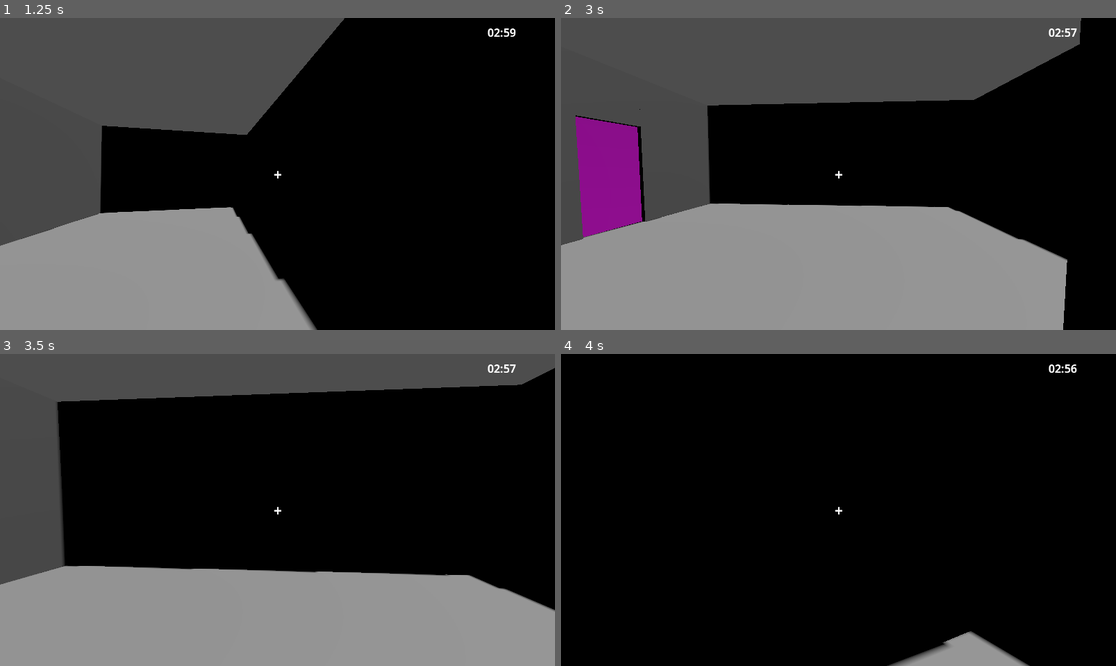
Above: before the commit, frames 1-4 (two rows, left to right).
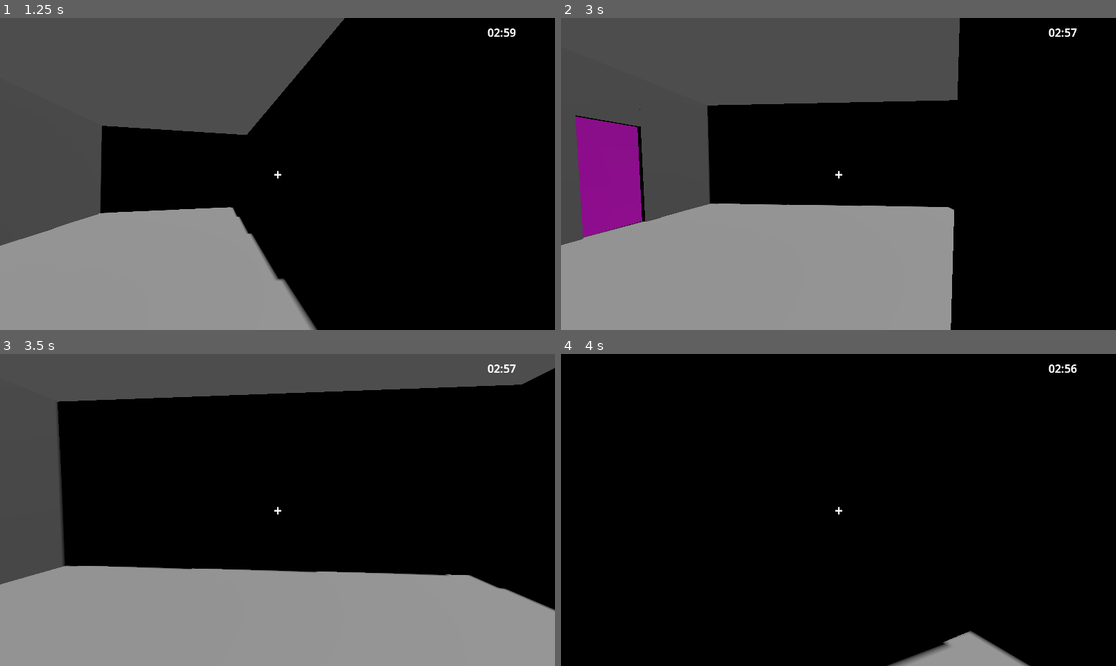
Above: after the commit, the same moments.

Repository: Joan986532/JamAFlot2026
Game: Godot game, scene res://scenes/main.tscn
Two runs of this game, one before a commit and one after it. Both use one fixed random seed, a clock stepped at 60 frames per second and the inputs below.
Inputs (mouse positions are in pixels of both pictures, inside the frame that each line leads up to):
- Up to frame 1 (1.25 s): tap Enter (ui_accept) at 0.5, 0.77 s; move the mouse to (305, 174) at 0.52 s; press the mouse at (305, 174) at 0.53 s; hold W (input_forward) from 0.53 s (still down)
- Up to frame 2 (3 s): keep holding W (input_forward); move the mouse to (810, 174) at 1.27 s; release the mouse at (810, 174) at 1.28 s; click (810, 174) at 1.35 s; tap Enter (ui_accept) at 1.52 s; move the mouse to (849, 167) at 2.02 s; press the mouse at (849, 167) at 2.03 s; move the mouse to (832, 180) at 2.77 s; release the mouse at (832, 180) at 2.78 s; click (832, 180) at 2.85 s
- Up to frame 3 (3.5 s): keep holding W (input_forward); tap Enter (ui_accept) at 3.02 s
- Up to frame 4 (4 s): keep holding W (input_forward); move the mouse to (877, 513) at 3.52 s; press the mouse at (877, 513) at 3.53 s; tap Enter (ui_accept) at 3.77 s

Frame 1 is identical in both runs. In frame 2, 10% of the frame differs, in the area x 28-94%, y 0-100%; in frame 3, less than 0.1%; in frame 4, less than 0.1%.

Commit message:
agencement 1

Diff:
--- a/jam-a-flot-godot/scenes/main.tscn
+++ b/jam-a-flot-godot/scenes/main.tscn
@@ -5,11 +5,23 @@
 [ext_resource type="PackedScene" uid="uid://ce4vjqselp5eq" path="res://scenes/game_manager.tscn" id="1_tefeu"]
 [ext_resource type="PackedScene" uid="uid://b6vjg25xr4k6c" path="res://scenes/character.tscn" id="2_sugp2"]
 [ext_resource type="PackedScene" uid="uid://dwdcumhf4icr7" path="res://scenes/door.tscn" id="2_tbgi4"]
-[ext_resource type="PackedScene" uid="uid://cubkdlmiotlu8" path="res://scenes/static_object.tscn" id="3_sugp2"]
 [ext_resource type="PackedScene" uid="uid://b72x6grkqaaoa" path="res://scenes/corridor.tscn" id="3_tefeu"]
 [ext_resource type="PackedScene" uid="uid://caa7c1rr8w5qa" path="res://scenes/cube.tscn" id="4_jyhfs"]
 [ext_resource type="PackedScene" uid="uid://bdy600fx4bjx5" path="res://scenes/receptacle.tscn" id="5_tbgi4"]
-[ext_resource type="PackedScene" uid="uid://cvhj3p320sq5f" path="res://scenes/sm_tabouret_med.tscn" id="10_choun"]
+[ext_resource type="PackedScene" uid="uid://cxr17ejgiwxuy" path="res://scenes/Medieval/baignoire.tscn" id="9_gqmmt"]
+[ext_resource type="PackedScene" uid="uid://d2m86qnch4t3b" path="res://scenes/Medieval/LavaboMed.tscn" id="10_yc10j"]
+[ext_resource type="PackedScene" uid="uid://cov1jyufohbve" path="res://scenes/Medieval/sm_toilette_med.tscn" id="11_jscy8"]
+[ext_resource type="PackedScene" uid="uid://cvhj3p320sq5f" path="res://scenes/Medieval/sm_tabouret_med.tscn" id="12_pm3ni"]
+[ext_resource type="PackedScene" uid="uid://bvpn37x1i3yf6" path="res://scenes/Medieval/TableMed.tscn" id="13_y6deb"]
+[ext_resource type="PackedScene" uid="uid://y5f0w2tkubdm" path="res://scenes/Medieval/sm_coffre_medieval.tscn" id="14_og1vs"]
+[ext_resource type="PackedScene" uid="uid://couf0ia1jxwic" path="res://scenes/Medieval/sm_cheminee_med.tscn" id="15_2wyq8"]
+[ext_resource type="PackedScene" uid="uid://rh6unc3icfux" path="res://scenes/Medieval/sm_canape_med.tscn" id="16_vxglm"]
+[ext_resource type="PackedScene" uid="uid://d1ps2bn54ujks" path="res://scenes/Medieval/sm_bureau_med.tscn" id="17_2f3dj"]
+[ext_resource type="PackedScene" uid="uid://csu716r2h353t" path="res://scenes/Medieval/sm_bibliotheque_med.tscn" id="18_yq6so"]
+[ext_resource type="PackedScene" uid="uid://d2nmxoch7n04l" path="res://scenes/Medieval/LitMed.tscn" id="19_fv21b"]
+[ext_resource type="PackedScene" uid="uid://6hmqses448iw" path="res://scenes/Medieval/GaziniereMed.tscn" id="20_tel4y"]
+[ext_resource type="PackedScene" uid="uid://d250iwow15rud" path="res://scenes/Medieval/FauteuilMed.tscn" id="21_jscy8"]
+[ext_resource type="PackedScene" uid="uid://1m278ttygy1m" path="res://scenes/Medieval/ChaiseMed.tscn" id="22_pm3ni"]
 
 [node name="Node3D" type="Node3D" unique_id=523509601]
 script = ExtResource("1_tbgi4")
@@ -18,7 +30,7 @@
 unique_name_in_owner = true
 
 [node name="DirectionalLight3D" type="DirectionalLight3D" parent="." unique_id=1570300939]
-transform = Transform3D(-0.9767772, -0.029975882, 0.21214998, 0.21185777, 0.01265289, 0.9772186, -0.031977292, 0.9994706, -0.0060084416, 0, 0, 0)
+transform = Transform3D(-0.97677726, -0.029975878, 0.21215022, 0.21185778, 0.012652889, 0.9772186, -0.031977296, 0.9994706, -0.006008431, 7.3411217, 8.632092, -2.7457397)
 shadow_enabled = true
 
 [node name="Room" parent="." unique_id=463186992 instance=ExtResource("1_0wfyh")]
@@ -44,17 +56,50 @@
 [node name="CharacterBody3D" parent="." unique_id=434899216 instance=ExtResource("2_sugp2")]
 transform = Transform3D(1, 0, 0, 0, 1, 0, 0, 0, 1, 0, 1.2117937, -5.216529)
 
-[node name="Table" parent="." unique_id=686103420 instance=ExtResource("3_sugp2")]
-transform = Transform3D(1.2, 0, 0, 0, 1, 0, 0, 0, 0.8, 2, 0.5, -1)
-
-[node name="RigidBody3D" parent="." unique_id=1282383468 instance=ExtResource("4_jyhfs")]
-transform = Transform3D(1, 0, 0, 0, 1, 0, 0, 0, 1, 1.8584161, 1.5, -0.95770776)
-
 [node name="Area3D" parent="." unique_id=303234696 instance=ExtResource("5_tbgi4")]
-transform = Transform3D(2, 0, 0, 0, 2, 0, 0, 0, 2, -2.9900043, 0.870133, -1.5141424)
+transform = Transform3D(1, 0, 0, 0, 1, 0, 0, 0, 1, -3.3475792, 0.870133, -2.0292368)
 
 [node name="RigidBody3D2" parent="." unique_id=256976419 instance=ExtResource("4_jyhfs")]
-transform = Transform3D(0.5, 0, 0, 0, 0.5, 0, 0, 0, 0.5, 0.8723707, 0.6438718, 1.1188852)
+transform = Transform3D(0.5, 0, 0, 0, 0.5, 0, 0, 0, 0.5, 2.724212, 3.2605581, -0.22888708)
 
-[node name="SM_tabouretMed" parent="." unique_id=396149364 instance=ExtResource("10_choun")]
-transform = Transform3D(1, 0, 0, 0, 1, 0, 0, 0, 1, 0.4410013, -7.1525574e-05, -0.8133546)
+[node name="SM_baignoirMed" parent="." unique_id=544532392 instance=ExtResource("9_gqmmt")]
+transform = Transform3D(1, 0, 0, 0, 1, 0, 0, 0, 1, -5.381154, -7.1525574e-05, 1.9632385)
+
+[node name="SM_lavaboMed" parent="." unique_id=1301119008 instance=ExtResource("10_yc10j")]
+transform = Transform3D(1, 0, 0, 0, 1, 0, 0, 0, 1, -7.105579, -7.1525574e-05, 0.023751259)
+
+[node name="SM_toiletteMed" parent="." unique_id=22962878 instance=ExtResource("11_jscy8")]
+transform = Transform3D(-2, 0, -1.7484555e-07, 0, 2, 0, 1.7484555e-07, 0, -2, -7.0988994, -7.104874e-05, -1.5280159)
+
+[node name="SM_tabouretMed" parent="." unique_id=396149364 instance=ExtResource("12_pm3ni")]
+transform = Transform3D(1, 0, 0, 0, 1, 0, 0, 0, 1, -7.218051, -7.104874e-05, 2.2924886)
+
+[node name="SM_tableMed" parent="." unique_id=1813249127 instance=ExtResource("13_y6deb")]
+transform = Transform3D(1, 0, 0, 0, 1, 0, 0, 0, 1, 2.2933428, -7.1525574e-05, -0.21612346)
+
+[node name="coffre" parent="." unique_id=491263975 instance=ExtResource("14_og1vs")]
+transform = Transform3D(-4.371139e-08, 0, 1, 0, 1, 0, -1, 0, -4.371139e-08, 8.386125, -7.104874e-05, 2.1363668)
+
+[node name="SM_chemineeMed" parent="." unique_id=519052173 instance=ExtResource("15_2wyq8")]
+transform = Transform3D(-1, 0, -8.742278e-08, 0, 1, 0, 8.742278e-08, 0, -1, 9.344939, -7.200241e-05, -0.10213184)
+
+[node name="SM_canapeMed" parent="." unique_id=729854573 instance=ExtResource("16_vxglm")]
+transform = Transform3D(-4.371139e-08, 0, 1, 0, 1, 0, -1, 0, -4.371139e-08, -3.3181336, -7.247925e-05, 1.5443549)
+
+[node name="Node3D" parent="." unique_id=1021266377 instance=ExtResource("17_2f3dj")]
+transform = Transform3D(-1, 0, -8.742278e-08, 0, 1, 0, 8.742278e-08, 0, -1, 4.480674, -7.1525574e-05, -1.6577256)
+
+[node name="SM_bibliothequeMed" parent="." unique_id=557939301 instance=ExtResource("18_yq6so")]
+transform = Transform3D(-4.371139e-08, 0, -1, 0, 1, 0, 1, 0, -4.371139e-08, 8.107554, -7.1507595e-05, -2.1684663)
+
+[node name="SM_litMed" parent="." unique_id=1972896924 instance=ExtResource("19_fv21b")]
+transform = Transform3D(1, 0, 0, 0, 1, 0, 0, 0, 1, 5.818607, -7.247925e-05, 1.7154788)
+
+[node name="SM_gaziniereMed" parent="." unique_id=1342952772 instance=ExtResource("20_tel4y")]
+transform = Transform3D(-0.8, 0, -6.9938224e-08, 0, 0.8, 0, 6.9938224e-08, 0, -0.8, -0.040184855, 0.00026714802, 1.8393462)
+
+[node name="SM_fauteuilMed" parent="." unique_id=1781456493 instance=ExtResource("21_jscy8")]
+transform = Transform3D(-0.34202012, 0, 0.9396926, 0, 1, 0, -0.9396926, 0, -0.34202012, 8.134201, -7.1525574e-05, 0.52195)
+
+[node name="SM_chaiseMed" parent="." unique_id=1338231964 instance=ExtResource("22_pm3ni")]
+transform = Transform3D(-1, 0, -8.742278e-08, 0, 1, 0, 8.742278e-08, 0, -1, 5.4992523, -0.00049972534, -1.4003263)
--- a/jam-a-flot-godot/scenes/room.tscn
+++ b/jam-a-flot-godot/scenes/room.tscn
@@ -1,16 +1,16 @@
 [gd_scene format=3 uid="uid://b3p2m0dswt7ss"]
 
 [sub_resource type="BoxShape3D" id="BoxShape3D_f1tnb"]
-size = Vector3(15, 0.253, 5)
+size = Vector3(17, 0.253, 5)
 
 [sub_resource type="BoxMesh" id="BoxMesh_36trf"]
-size = Vector3(15, 0.25, 5)
+size = Vector3(17, 0.25, 5)
 
 [sub_resource type="BoxShape3D" id="BoxShape3D_ffxv4"]
-size = Vector3(15, 3, 1)
+size = Vector3(17, 3, 1)
 
 [sub_resource type="BoxMesh" id="BoxMesh_85yof"]
-size = Vector3(15, 3, 1)
+size = Vector3(17, 3, 1)
 
 [sub_resource type="BoxShape3D" id="BoxShape3D_36trf"]
 size = Vector3(1, 3, 5)
@@ -40,10 +40,10 @@
 size = Vector3(0.25, 3, 2)
 
 [sub_resource type="BoxShape3D" id="BoxShape3D_eom3m"]
-size = Vector3(7, 3, 1)
+size = Vector3(8, 3, 1)
 
 [sub_resource type="BoxMesh" id="BoxMesh_f1tnb"]
-size = Vector3(7, 3, 1)
+size = Vector3(8, 3, 1)
 
 [sub_resource type="BoxShape3D" id="BoxShape3D_jxe34"]
 size = Vector3(7, 3, 1)
@@ -59,21 +59,21 @@
 [node name="Ground" type="StaticBody3D" parent="." unique_id=1078488154]
 
 [node name="CollisionShape3D" type="CollisionShape3D" parent="Ground" unique_id=251264818]
-transform = Transform3D(1, 0, 0, 0, 1, 0, 0, 0, 1, 0, -0.12657166, 0)
+transform = Transform3D(1, 0, 0, 0, 1, 0, 0, 0, 1, 1, -0.127, 0)
 shape = SubResource("BoxShape3D_f1tnb")
 
 [node name="MeshInstance3D" type="MeshInstance3D" parent="Ground" unique_id=942144615]
-transform = Transform3D(1, 0, 0, 0, 1, 0, 0, 0, 1, 0, -0.125, 0)
+transform = Transform3D(1, 0, 0, 0, 1, 0, 0, 0, 1, 1, -0.125, 0)
 mesh = SubResource("BoxMesh_36trf")
 
 [node name="Wall_South" type="StaticBody3D" parent="." unique_id=1623632946]
 
 [node name="CollisionShape3D" type="CollisionShape3D" parent="Wall_South" unique_id=2145665744]
-transform = Transform3D(1, 0, 0, 0, 1, 0, 0, 0, 1, 0, 1.5, 3)
+transform = Transform3D(1, 0, 0, 0, 1, 0, 0, 0, 1, 1, 1.5, 3)
 shape = SubResource("BoxShape3D_ffxv4")
 
 [node name="MeshInstance3D" type="MeshInstance3D" parent="Wall_South" unique_id=2013777947]
-transform = Transform3D(1, 0, 0, 0, 1, 0, 0, 0, 1, 0, 1.5, 3)
+transform = Transform3D(1, 0, 0, 0, 1, 0, 0, 0, 1, 1, 1.5, 3)
 mesh = SubResource("BoxMesh_85yof")
 
 [node name="Wall_West" type="StaticBody3D" parent="." unique_id=1597094398]
@@ -87,6 +87,7 @@
 mesh = SubResource("BoxMesh_jxe34")
 
 [node name="Wall_East" type="StaticBody3D" parent="." unique_id=1233077198]
+transform = Transform3D(1, 0, 0, 0, 1, 0, 0, 0, 1, 2, 0, 0)
 
 [node name="CollisionShape3D" type="CollisionShape3D" parent="Wall_East" unique_id=1173649769]
 transform = Transform3D(1, 0, 0, 0, 1, 0, 0, 0, 1, 8, 1.5, 0)
@@ -159,11 +160,11 @@
 [node name="Wall_North_East" type="StaticBody3D" parent="." unique_id=725245168]
 
 [node name="CollisionShape3D" type="CollisionShape3D" parent="Wall_North_East" unique_id=453282428]
-transform = Transform3D(1, 0, 0, 0, 1, 0, 0, 0, 1, 5, 1.5, -3)
+transform = Transform3D(1, 0, 0, 0, 1, 0, 0, 0, 1, 5.5, 1.5, -3)
 shape = SubResource("BoxShape3D_eom3m")
 
 [node name="MeshInstance3D" type="MeshInstance3D" parent="Wall_North_East" unique_id=1123299383]
-transform = Transform3D(1, 0, 0, 0, 1, 0, 0, 0, 1, 5, 1.5, -3)
+transform = Transform3D(1, 0, 0, 0, 1, 0, 0, 0, 1, 5.5, 1.5, -3)
 mesh = SubResource("BoxMesh_f1tnb")
 
 [node name="Wall_North_West" type="StaticBody3D" parent="." unique_id=1355331895]
Renamed: jam-a-flot-godot/scenes/ChaiseMed.tscn -> jam-a-flot-godot/scenes/Medieval/ChaiseMed.tscn
Renamed: jam-a-flot-godot/scenes/FauteuilMed.tscn -> jam-a-flot-godot/scenes/Medieval/FauteuilMed.tscn
Renamed: jam-a-flot-godot/scenes/GaziniereMed.tscn -> jam-a-flot-godot/scenes/Medieval/GaziniereMed.tscn
Renamed: jam-a-flot-godot/scenes/LavaboMed.tscn -> jam-a-flot-godot/scenes/Medieval/LavaboMed.tscn
Renamed: jam-a-flot-godot/scenes/LitMed.tscn -> jam-a-flot-godot/scenes/Medieval/LitMed.tscn
Renamed: jam-a-flot-godot/scenes/TableMed.tscn -> jam-a-flot-godot/scenes/Medieval/TableMed.tscn
Renamed: jam-a-flot-godot/scenes/TabouretMed.tscn -> jam-a-flot-godot/scenes/Medieval/TabouretMed.tscn
Renamed: jam-a-flot-godot/scenes/baignoire.tscn -> jam-a-flot-godot/scenes/Medieval/baignoire.tscn
Renamed: jam-a-flot-godot/scenes/sm_bibliotheque_med.tscn -> jam-a-flot-godot/scenes/Medieval/sm_bibliotheque_med.tscn
Renamed: jam-a-flot-godot/scenes/sm_bureau_med.tscn -> jam-a-flot-godot/scenes/Medieval/sm_bureau_med.tscn
Renamed: jam-a-flot-godot/scenes/sm_canape_med.tscn -> jam-a-flot-godot/scenes/Medieval/sm_canape_med.tscn
Renamed: jam-a-flot-godot/scenes/sm_cheminee_med.tscn -> jam-a-flot-godot/scenes/Medieval/sm_cheminee_med.tscn
(and 3 more such lines)
